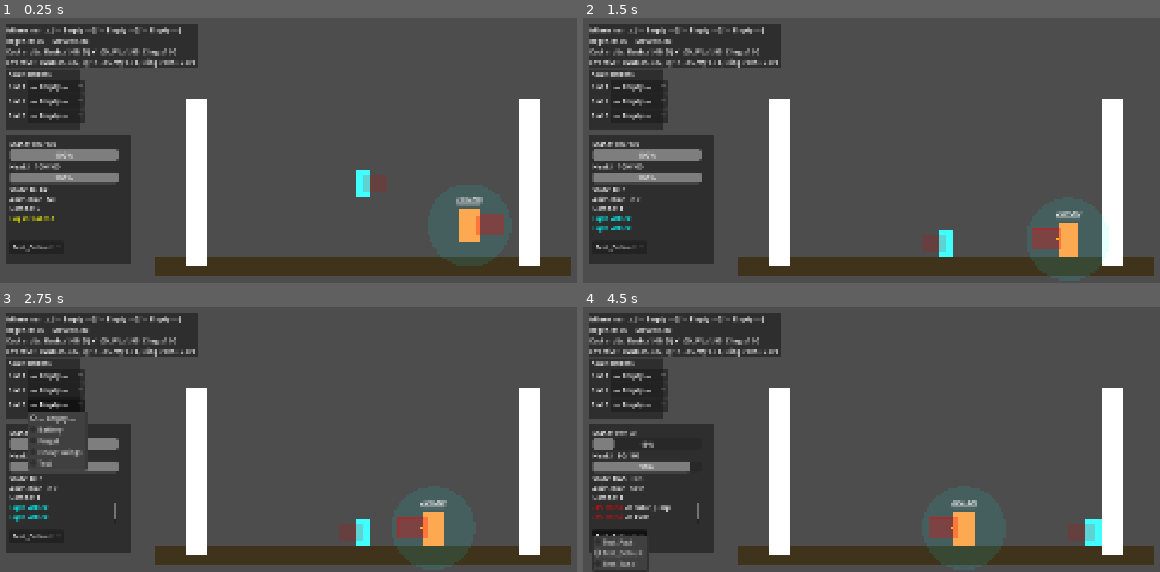
Above: before the commit, frames 1-4 (two rows, left to right).
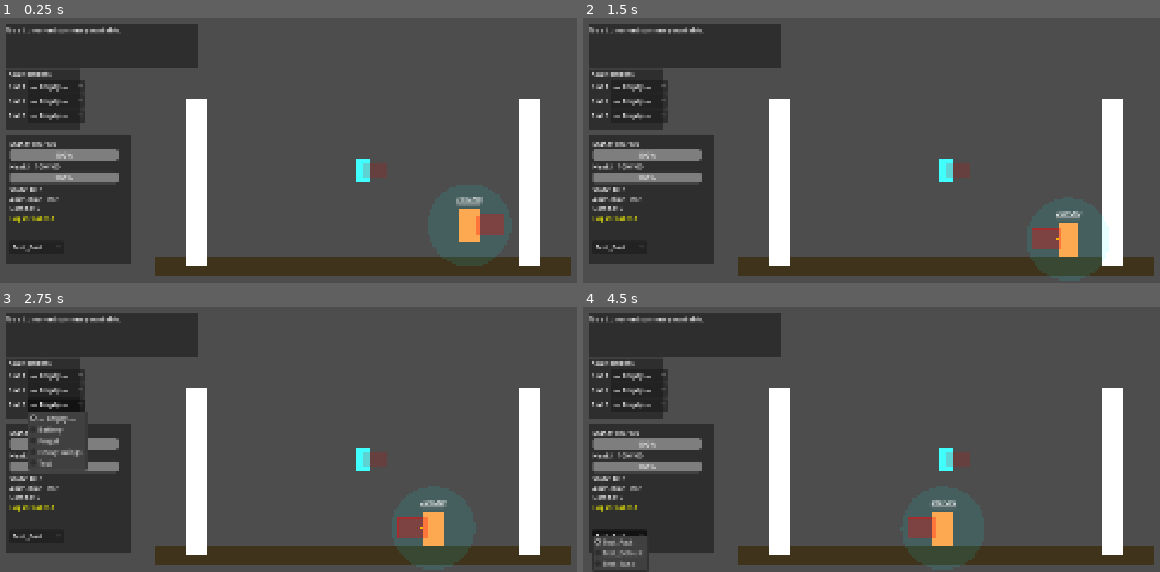
Above: after the commit, the same moments.

Repository: Korasyl/ManaBrawl
Game: Godot game, scene res://scenes/test_environment/test_environment.tscn
Two runs of this game, one before a commit and one after it. Both use one fixed random seed, a clock stepped at 60 frames per second and the inputs below.
Inputs (mouse positions are in pixels of both pictures, inside the frame that each line leads up to):
- Up to frame 1 (0.25 s): no input
- Up to frame 2 (1.5 s): click "— Empty —" at 0.5 s; click "— Empty —" at 1.25 s
- Up to frame 3 (2.75 s): click "— Empty —" at 2 s
- Up to frame 4 (4.5 s): click "Test_Default" (after the commit: "Test_Fast") at 2.75 s; move the mouse to (1119, 325) at 3.52 s; hold Alt (block) 3.53-4.28 s; hold D (move_right) from 3.53 s (still down); tap W (jump) at 3.77, 4.07 s; tap Space (dash) at 3.8, 4.35 s; move the mouse to (784, 370) at 4.27 s

The runs differ from the first frame. In frame 1, 2.1% of the frame differs, in the area x 1-68%, y 3-88%; in frame 2, 2.6%; in frame 3, 2.6%; in frame 4, 5.1%, in the area x 1-90%, y 3-95%.
Error after the commit: Parse Error: Cannot infer the type of "target_is_attacking" variable because the value doesn't have a set type. (res://characters/player.gd:720)

Commit message:
Phase 2: Combat Foundation — flinch/stagger, blocking, clash, melee cooldown
Player flinch/stagger:
- Player now enters hitstun (0.3s) when flinched or staggered
- During hitstun, all actions locked, velocity decelerates to stop
- Flinch cancels current attack and charge
- Stagger cancels everything including block and coalescence

Heavy attack flinch immunity (GDD):
- Cannot be flinched during heavy charge or active heavy attack
- Still vulnerable to stagger (interrupts everything)

Blocking system (GDD):
- Hold Alt to block (ground only)
- Constant mana drain (8/s default) while active
- Movement significantly slowed (80 speed)
- Stops light attacks (no damage to blocker)
- Heavy attacks shatter block: no damage, block disabled for 2.5s
- Attacker gets bonus mana on shield break, minor mana on blocked hit
- Block drops automatically when mana runs out

Clash detection (GDD):
- Light vs Light: both attacks cancelled, no damage
- Heavy vs Heavy: both cancelled, mutual knockback, no damage
- Mixed attacks (light vs heavy): no clash, stronger wins normally

Melee cooldown (GDD):
- 0.4s cooldown after combo finishes or heavy attack, prevents spam

HUD updates:
- Shows flinch/stagger/blocking/block broken/charging heavy/melee CD states
- Animation system handles hit/block states

New CharacterStats fields:
- block_mana_drain (8.0/s default)
- block_move_speed (80 default)

https://claude.ai/code/session_016uvTuTMuTD4fs5D6G78dUJ

Diff:
--- a/characters/player.gd
+++ b/characters/player.gd
@@ -50,17 +50,33 @@
 var coalescence_recovery_timer: float = 0.0
 var coalescence_spell_lockout: float = 0.0  # Cannot cast spells for 3s after coalescence
 
+## Interrupt state
+var is_flinched: bool = false
+var is_staggered: bool = false
+var stun_timer: float = 0.0
+const FLINCH_DURATION: float = 0.3
+const STAGGER_DURATION: float = 0.3
+
+## Block state
+var is_blocking: bool = false
+var block_broken: bool = false
+var block_broken_timer: float = 0.0
+const BLOCK_BROKEN_DURATION: float = 2.5  # GDD: 2-3 seconds
+
 ## Attack state
 var is_attacking: bool = false
 var attack_timer: float = 0.0
 var is_heavy_attack: bool = false
 var heavy_charge_timer: float = 0.0
+var is_charging_heavy: bool = false  # True while holding LMB for heavy
 var combo_window: bool = false
 var combo_count: int = 0
-var hit_bodies_this_attack: Array = []  # Track what we've hit this attack
+var hit_bodies_this_attack: Array = []
 var combo_window_timer: float = 0.0
 var can_combo: bool = false
-var landed_flinch_this_attack: bool = false  # NEW: tracks if we flinched someone
+var landed_flinch_this_attack: bool = false
+var melee_cooldown_timer: float = 0.0  # Prevents attack spam after combo
+const MELEE_COOLDOWN_DURATION: float = 0.4
 
 ## Physics
 var gravity = ProjectSettings.get_setting("physics/2d/default_gravity")
@@ -113,19 +129,16 @@
 		respawn_timer -= delta
 		if respawn_timer <= 0:
 			respawn()
-		# Don't process anything else while dead
 		update_hud()
 		return
 
-	# Handle dash timers
+	# --- Timers (always tick) ---
 	if is_dashing:
 		dash_timer -= delta
 		if dash_timer <= 0:
 			is_dashing = false
-			# Re-enable collision with enemies
 			set_collision_mask_value(2, true)
-
-			var ctx := {"airborne": not is_on_floor()}
+			var ctx := {ContextKeys.IS_AIRBORNE: not is_on_floor()}
 			emit_signal("action_ended", "dash", ctx)
 			if attunements:
 				attunements.notify_action_ended("dash", ctx)
@@ -135,19 +148,32 @@
 		if dash_cooldown_timer <= 0:
 			dash_available = true
 
-	# Handle wall jump lock timer
 	if wall_jump_lock_timer > 0:
 		wall_jump_lock_timer -= delta
 
-	# Handle coalescence recovery
 	if coalescence_recovery_timer > 0:
 		coalescence_recovery_timer -= delta
 
-	# Handle coalescence spell lockout
 	if coalescence_spell_lockout > 0:
 		coalescence_spell_lockout -= delta
 
-	# Handle attack timers
+	if melee_cooldown_timer > 0:
+		melee_cooldown_timer -= delta
+
+	if block_broken_timer > 0:
+		block_broken_timer -= delta
+		if block_broken_timer <= 0:
+			block_broken = false
+			if debug_hud:
+				debug_hud.log_action("[color=lime]Block restored[/color]")
+
+	# Handle stun (flinch/stagger)
+	if stun_timer > 0:
+		stun_timer -= delta
+		if stun_timer <= 0:
+			is_flinched = false
+			is_staggered = false
+
 	handle_attack_timers(delta)
 
 	# Detect walls
@@ -163,37 +189,37 @@
 		can_double_jump = true
 		wall_jump_lock_timer = 0.0
 
-	# Handle coalescence
+	# --- Stunned: no actions, just slide to a stop ---
+	var is_stunned := is_flinched or is_staggered
+	if is_stunned:
+		if is_on_floor():
+			velocity.x = lerp(velocity.x, 0.0, 0.15)
+		move_and_slide()
+		update_hud()
+		update_facing_direction()
+		update_animation()
+		return
+
+	# --- Normal action processing ---
+	handle_blocking(delta)
 	handle_coalescence(delta)
 
-	# Handle wall mechanics (not while coalescing or attacking)
-	if not is_coalescing and not is_attacking:
+	if not is_coalescing and not is_attacking and not is_blocking:
 		handle_wall_mechanics(delta)
 
-	# Handle dash input (not while coalescing or attacking)
-	if not is_coalescing and not is_attacking:
+	if not is_coalescing and not is_attacking and not is_blocking:
 		handle_dash()
 
-	# Handle attack input
 	handle_attack_input()
 
-	# Handle movement input (only if not dashing, not wall jump locked, not coalescing, not attacking)
+	# Movement: not while dashing, wall jump locked, coalescing, recovering, attacking, or blocking
 	if not is_dashing and wall_jump_lock_timer <= 0 and not is_coalescing and coalescence_recovery_timer <= 0 and not is_attacking:
 		handle_movement(delta)
 
-	# Passive mana regen (or enhanced if coalescing)
 	regenerate_mana(delta)
-
-	# Apply movement
 	move_and_slide()
-
-	# Update debug display
 	update_hud()
-
-	# Update facing direction based on mouse
 	update_facing_direction()
-
-	# Update animation
 	update_animation()
 
 func handle_movement(delta):
@@ -228,6 +254,10 @@
 				# If we jumped from standing still, allow walk-speed air control
 				target_speed = stats.walk_speed
 
+	# Block movement penalty (GDD: significantly slows movement)
+	if is_blocking:
+		target_speed = stats.block_move_speed
+
 	# Apply attunement move speed multiplier
 	if attunements:
 		target_speed *= attunements.get_move_speed_mult()
@@ -303,7 +333,15 @@
 
 	# Update state
 	var state = "Idle"
-	if is_coalescing:
+	if is_flinched:
+		state = "FLINCHED (%.1fs)" % stun_timer
+	elif is_staggered:
+		state = "STAGGERED (%.1fs)" % stun_timer
+	elif is_blocking:
+		state = "BLOCKING"
+	elif block_broken:
+		state = "Block Broken (%.1fs)" % block_broken_timer
+	elif is_coalescing:
 		if coalescence_startup_timer > 0:
 			state = "Coalescing... (%.1fs)" % coalescence_startup_timer
 		else:
@@ -314,6 +352,10 @@
 		state = "Spell Locked (%.1fs)" % coalescence_spell_lockout
 	elif is_dashing:
 		state = "DASHING"
+	elif is_charging_heavy:
+		state = "Charging Heavy (%.1fs)" % heavy_charge_timer
+	elif melee_cooldown_timer > 0:
+		state = "Melee CD (%.1fs)" % melee_cooldown_timer
 	elif is_wall_clinging:
 		state = "Wall Cling"
 	elif is_wall_sliding:
@@ -421,6 +463,24 @@
 					debug_hud.log_action("Wall Jump", -spent)
 
 
+func handle_blocking(delta):
+	# GDD: Hold Alt to block. Ground only. Constant mana drain. Cannot block while airborne.
+	if Input.is_action_pressed("block") and is_on_floor() and not block_broken and not is_attacking and not is_coalescing and not is_dashing:
+		var spent := use_mana(stats.block_mana_drain * delta, "block")
+		if spent > 0.0:
+			if not is_blocking:
+				is_blocking = true
+				if debug_hud:
+					debug_hud.log_action("[color=cyan]Blocking[/color]")
+		else:
+			# Ran out of mana
+			if is_blocking:
+				is_blocking = false
+				if debug_hud:
+					debug_hud.log_action("[color=gray]Block dropped (no mana)[/color]")
+	else:
+		is_blocking = false
+
 func handle_coalescence(delta):
 	# Check if player wants to start/continue coalescing
 	if Input.is_action_pressed("coalesce") and coalescence_recovery_timer <= 0:
@@ -456,7 +516,11 @@
 	# Determine which animation to play based on state
 	var anim = "idle"
 
-	if is_coalescing:
+	if is_flinched or is_staggered:
+		anim = "hit"
+	elif is_blocking:
+		anim = "block"
+	elif is_coalescing:
 		# Different coalesce animations based on ground vs air
 		if is_on_floor():
 			anim = "coalesce_ground"
@@ -509,13 +573,20 @@
 			if debug_hud:
 				debug_hud.log_action("[color=gray]Combo window expired[/color]")
 
-	# Handle heavy attack charging
-	if Input.is_action_pressed("light_attack") and not is_attacking:
+	# Handle heavy attack charging — track is_charging_heavy for flinch immunity
+	if Input.is_action_pressed("light_attack") and not is_attacking and not is_blocking:
 		heavy_charge_timer += delta
+		if heavy_charge_timer >= stats.heavy_attack_charge_time:
+			is_charging_heavy = true
+	else:
+		if not is_attacking:
+			is_charging_heavy = false
 
 func handle_attack_input():
-	# Can't attack while coalescing, dashing, or in recovery
-	if is_coalescing or is_dashing or coalescence_recovery_timer > 0 or wall_jump_lock_timer > 0:
+	# Can't attack while coalescing, dashing, recovery, blocking, or on melee cooldown
+	if is_coalescing or is_dashing or coalescence_recovery_timer > 0 or wall_jump_lock_timer > 0 or is_blocking:
+		return
+	if melee_cooldown_timer > 0:
 		return
 
 	# Light attack (tap) or Heavy attack (hold and release)
@@ -523,28 +594,27 @@
 		if heavy_charge_timer >= stats.heavy_attack_charge_time:
 			# Heavy attack (can be used as combo ender)
 			perform_heavy_attack()
-			combo_count = 0  # Reset combo on heavy
+			combo_count = 0
 			can_combo = false
 			combo_window_timer = 0.0
 		else:
 			# Light attack
 			if combo_count == 0:
-				# First light attack
 				perform_light_attack()
 			elif can_combo and combo_count == 1:
 				# Second light in combo (guaranteed if first flinched)
 				perform_light_attack()
 			else:
-				# Outside combo window, restart
 				combo_count = 0
 				can_combo = false
 				perform_light_attack()
 
 		heavy_charge_timer = 0.0
-
-	# Reset charge timer if button released
+		is_charging_heavy = false
+
 	if Input.is_action_just_released("light_attack"):
 		heavy_charge_timer = 0.0
+		is_charging_heavy = false
 
 func perform_light_attack():
 	is_attacking = true
@@ -577,21 +647,20 @@
 
 func end_attack():
 	is_attacking = false
-
-	# Disable hitbox
 	melee_collision.disabled = true
 
-	# If this was the first light attack AND we landed a flinch, open combo window
+	# If first light landed a flinch, open combo window
 	if combo_count == 1 and not is_heavy_attack and landed_flinch_this_attack:
 		can_combo = true
-		combo_window_timer = 0.5  # 0.5 second window to input second attack
+		combo_window_timer = 0.5
 		if debug_hud:
 			debug_hud.log_action("[color=lime]Combo available![/color]")
-	elif combo_count >= 2:
-		# Combo finished (either hit 2nd attack or missed)
+	elif combo_count >= 2 or is_heavy_attack:
+		# Combo finished or heavy used — apply melee cooldown (GDD: prevents spam)
 		combo_count = 0
 		can_combo = false
 		combo_window_timer = 0.0
+		melee_cooldown_timer = MELEE_COOLDOWN_DURATION
 
 	is_heavy_attack = false
 
@@ -646,30 +715,81 @@
 	# Determine interrupt type
 	var interrupt_type := "flinch" if not is_heavy_attack else "stagger"
 
+	# --- Clash detection ---
+	# If target is also actively attacking, check for clash
+	var target_is_attacking := hit_body.get("is_attacking") == true
+	if target_is_attacking:
+		var target_is_heavy := hit_body.get("is_heavy_attack") == true
+		if not is_heavy_attack and not target_is_heavy:
+			# Light vs Light: both cancelled, no damage, no flinch
+			end_attack()
+			if hit_body.has_method("end_attack"):
+				hit_body.end_attack()
+			elif hit_body.has_method("end_dummy_attack"):
+				hit_body.end_dummy_attack()
+			if debug_hud:
+				debug_hud.log_action("[color=white]CLASH! (Light vs Light)[/color]")
+			return
+		elif is_heavy_attack and target_is_heavy:
+			# Heavy vs Heavy: both cancelled, mutual knockback, no damage
+			var clash_dir := 1 if not animated_sprite.flip_h else -1
+			velocity = Vector2(-clash_dir * stats.knockback_force * 0.5, -200)
+			if hit_body is CharacterBody2D:
+				hit_body.velocity = Vector2(clash_dir * stats.knockback_force * 0.5, -200)
+			end_attack()
+			if hit_body.has_method("end_attack"):
+				hit_body.end_attack()
+			elif hit_body.has_method("end_dummy_attack"):
+				hit_body.end_dummy_attack()
+			if debug_hud:
+				debug_hud.log_action("[color=white]CLASH! (Heavy vs Heavy)[/color]")
+			return
+		# Mixed (light vs heavy, heavy vs light): no clash, stronger wins
+
+	# Check if target is blocking (before calling take_damage so we can adjust mana)
+	var target_is_blocking := hit_body.get("is_blocking") == true if hit_body.get("is_blocking") != null else false
+
 	# Deal damage with interrupt type
 	ctx[ContextKeys.DAMAGE] = final_damage
 	ctx[ContextKeys.INTERRUPT] = interrupt_type
 	hit_body.take_damage(final_damage, knockback, interrupt_type, ctx)
 
-	# Track if we landed a flinch (for combo system)
-	if interrupt_type == "flinch":
-		landed_flinch_this_attack = true
+	# Determine mana gain based on what happened
+	var base_gain: float
+	var gain_key: String
+	var hit_log: String
+
+	if target_is_blocking and interrupt_type == "stagger":
+		# Shield break — GDD: attacker gains significant bonus mana, no damage dealt
+		base_gain = stats.heavy_shield_break_bonus
+		gain_key = ModKeys.HEAVY_MELEE_HIT_MANA_GAIN
+		hit_log = "[color=yellow]SHIELD BREAK![/color]"
+	elif target_is_blocking and interrupt_type == "flinch":
+		# Blocked hit — GDD: minor mana gain
+		base_gain = stats.melee_blocked_mana_gain
+		gain_key = ModKeys.MELEE_HIT_MANA_GAIN
+		hit_log = "[color=gray]Blocked[/color]"
+	else:
+		# Clean hit
+		base_gain = float(stats.heavy_melee_hit_mana_gain if is_heavy_attack else stats.melee_hit_mana_gain)
+		gain_key = ModKeys.HEAVY_MELEE_HIT_MANA_GAIN if is_heavy_attack else ModKeys.MELEE_HIT_MANA_GAIN
+		hit_log = "HIT!"
+		# Track flinch for combo system (only on clean hit)
+		if interrupt_type == "flinch":
+			landed_flinch_this_attack = true
+
+	var final_gain: float = base_gain
+	if attunements:
+		final_gain = float(attunements.modify_mana_gain(gain_key, base_gain, ctx))
 
 	# Signals + attunement notification
 	emit_signal("dealt_damage", final_damage, hit_body, ctx)
 	if attunements:
 		attunements.notify_dealt_damage(final_damage, hit_body, ctx)
 
-	# Mana gain (GDD: Heavy > Light)
-	var base_gain: float = float(stats.heavy_melee_hit_mana_gain if is_heavy_attack else stats.melee_hit_mana_gain)
-	var final_gain: float = base_gain
-	var gain_key := ModKeys.HEAVY_MELEE_HIT_MANA_GAIN if is_heavy_attack else ModKeys.MELEE_HIT_MANA_GAIN
-	if attunements:
-		final_gain = float(attunements.modify_mana_gain(gain_key, base_gain, ctx))
-
 	current_mana = min(current_mana + final_gain, stats.max_mana)
 	if debug_hud:
-		debug_hud.log_action("HIT!", final_gain)
+		debug_hud.log_action(hit_log, final_gain)
 
 func set_character_stats(new_stats: CharacterStats, keep_ratios: bool = true) -> void:
 	if new_stats == null:
@@ -691,15 +811,23 @@
 		current_health = stats.max_health
 		current_mana = stats.max_mana
 
-	# Any state cleanup you want when "switching characters"
+	# State cleanup when switching characters
 	is_attacking = false
 	is_coalescing = false
 	is_dashing = false
+	is_blocking = false
+	is_flinched = false
+	is_staggered = false
+	is_charging_heavy = false
+	block_broken = false
+	stun_timer = 0.0
 	attack_timer = 0.0
 	heavy_charge_timer = 0.0
 	coalescence_startup_timer = 0.0
 	coalescence_recovery_timer = 0.0
 	coalescence_spell_lockout = 0.0
+	block_broken_timer = 0.0
+	melee_cooldown_timer = 0.0
 
 	if debug_hud:
 		debug_hud.log_action("[color=cyan]Swapped to:[/color] %s" % stats.character_name)
@@ -748,18 +876,17 @@
 
 		return
 
-	# Coalescence grants flinch immunity (GDD: immune to Flinch, vulnerable to Stagger)
-	if is_coalescing and interrupt_type == "flinch":
+	# --- Check flinch immunity ---
+	# Coalescence: immune to flinch, vulnerable to stagger (GDD)
+	# Heavy attack windup/active: immune to flinch, vulnerable to stagger (GDD)
+	var flinch_immune := is_coalescing or (is_attacking and is_heavy_attack) or is_charging_heavy
+	if interrupt_type == "flinch" and flinch_immune:
+		# Take damage but ignore the interrupt entirely
+		current_health -= damage
+		_flash_damage()
 		if debug_hud:
-			debug_hud.log_action("[color=gray]Flinch ignored (Coalescing)[/color]")
-		# Still take damage but ignore the interrupt
-		current_health -= damage
-		if animated_sprite:
-			animated_sprite.modulate = Color.RED
-			await get_tree().create_timer(0.1).timeout
-			if not is_dead:
-				animated_sprite.modulate = Color.WHITE
-		if debug_hud:
+			var reason_str := "Coalescing" if is_coalescing else "Heavy Armor"
+			debug_hud.log_action("[color=gray]Flinch ignored (%s)[/color]" % reason_str)
 			debug_hud.log_action("[color=red]Took %.0f damage![/color]" % damage, -damage)
 		emit_signal("took_damage", damage, ctx.get(ContextKeys.SOURCE, null), ctx)
 		if attunements:
@@ -768,17 +895,35 @@
 			die()
 		return
 
-	# Apply damage
+	# --- Block absorption ---
+	if is_blocking and interrupt_type == "flinch":
+		# Block stops light attacks — no damage, minor mana gain for attacker
+		ctx[ContextKeys.IS_BLOCKED] = true
+		if debug_hud:
+			debug_hud.log_action("[color=cyan]BLOCKED![/color]")
+		emit_signal("took_damage", 0.0, ctx.get(ContextKeys.SOURCE, null), ctx)
+		if attunements:
+			attunements.notify_took_damage(0.0, ctx.get(ContextKeys.SOURCE, null), ctx)
+		return
+
+	if is_blocking and interrupt_type == "stagger":
+		# Heavy attack shatters the block (GDD: no damage, no knockback)
+		is_blocking = false
+		block_broken = true
+		block_broken_timer = BLOCK_BROKEN_DURATION
+		ctx[ContextKeys.IS_SHIELD_BREAK] = true
+		if debug_hud:
+			debug_hud.log_action("[color=red]SHIELD BREAK![/color]")
+		emit_signal("took_damage", 0.0, ctx.get(ContextKeys.SOURCE, null), ctx)
+		if attunements:
+			attunements.notify_took_damage(0.0, ctx.get(ContextKeys.SOURCE, null), ctx)
+		return
+
+	# --- Apply damage ---
 	current_health -= damage
-
-	# Visual feedback - flash the sprite
-	if animated_sprite:
-		animated_sprite.modulate = Color.RED
-		await get_tree().create_timer(0.1).timeout
-		if not is_dead:
-			animated_sprite.modulate = Color.WHITE
-
-	# Stagger interrupts coalescence (GDD) — check before knockback clears state
+	_flash_damage()
+
+	# Stagger interrupts coalescence — check before knockback clears state
 	if is_coalescing and interrupt_type == "stagger":
 		is_coalescing = false
 		coalescence_recovery_timer = 0.5
@@ -793,19 +938,48 @@
 		is_attacking = false
 		is_coalescing = false
 		is_dashing = false
-
-	# Log damage
+		is_charging_heavy = false
+		heavy_charge_timer = 0.0
+		melee_collision.disabled = true
+
+	# Apply flinch/stagger hitstun
+	match interrupt_type:
+		"flinch":
+			is_flinched = true
+			is_staggered = false
+			stun_timer = FLINCH_DURATION
+			# Cancel current attack
+			if is_attacking:
+				end_attack()
+			is_charging_heavy = false
+			heavy_charge_timer = 0.0
+		"stagger":
+			is_flinched = false
+			is_staggered = true
+			stun_timer = STAGGER_DURATION
+			# Stagger cancels everything
+			if is_attacking:
+				end_attack()
+			is_charging_heavy = false
+			heavy_charge_timer = 0.0
+			is_blocking = false
+
 	if debug_hud:
 		debug_hud.log_action("[color=red]Took %.0f damage![/color]" % damage, -damage)
 
-	# Emit signal with actual context
 	emit_signal("took_damage", damage, ctx.get(ContextKeys.SOURCE, null), ctx)
 	if attunements:
 		attunements.notify_took_damage(damage, ctx.get(ContextKeys.SOURCE, null), ctx)
 
-	# Check for death
 	if current_health <= 0:
 		die()
+
+func _flash_damage():
+	if animated_sprite:
+		animated_sprite.modulate = Color.RED
+		await get_tree().create_timer(0.1).timeout
+		if not is_dead:
+			animated_sprite.modulate = Color.WHITE
 
 func die():
 	is_dead = true
@@ -817,6 +991,11 @@
 	is_attacking = false
 	is_coalescing = false
 	is_dashing = false
+	is_blocking = false
+	is_flinched = false
+	is_staggered = false
+	is_charging_heavy = false
+	stun_timer = 0.0
 	melee_collision.disabled = true
 
 	# Visual feedback
@@ -830,9 +1009,17 @@
 	is_dead = false
 	current_health = stats.max_health
 	current_mana = stats.max_mana
-
-	# Reset position to spawn (for now, just reset velocity)
 	velocity = Vector2.ZERO
+
+	# Reset all combat states
+	is_flinched = false
+	is_staggered = false
+	stun_timer = 0.0
+	is_blocking = false
+	block_broken = false
+	block_broken_timer = 0.0
+	is_charging_heavy = false
+	melee_cooldown_timer = 0.0
 
 	# Visual feedback
 	if animated_sprite:
--- a/scripts/character_stats.gd
+++ b/scripts/character_stats.gd
@@ -27,6 +27,10 @@
 @export var melee_blocked_mana_gain: float = 3.0
 @export var heavy_shield_break_bonus: float = 20.0
 
+## Block Stats
+@export var block_mana_drain: float = 8.0  # Mana per second while blocking
+@export var block_move_speed: float = 80.0  # Significantly slowed
+
 ## Attack Stats
 @export var light_attack_damage: float = 15.0
 @export var heavy_attack_damage: float = 35.0
